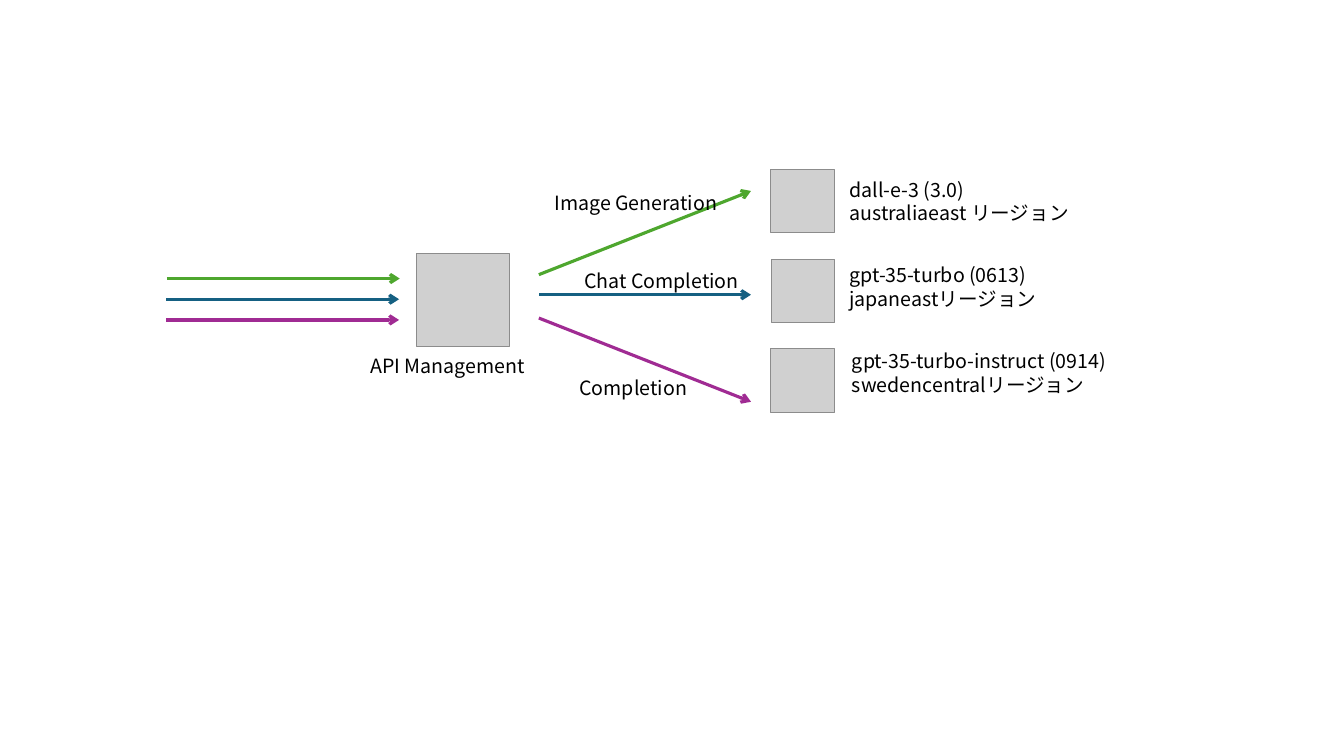
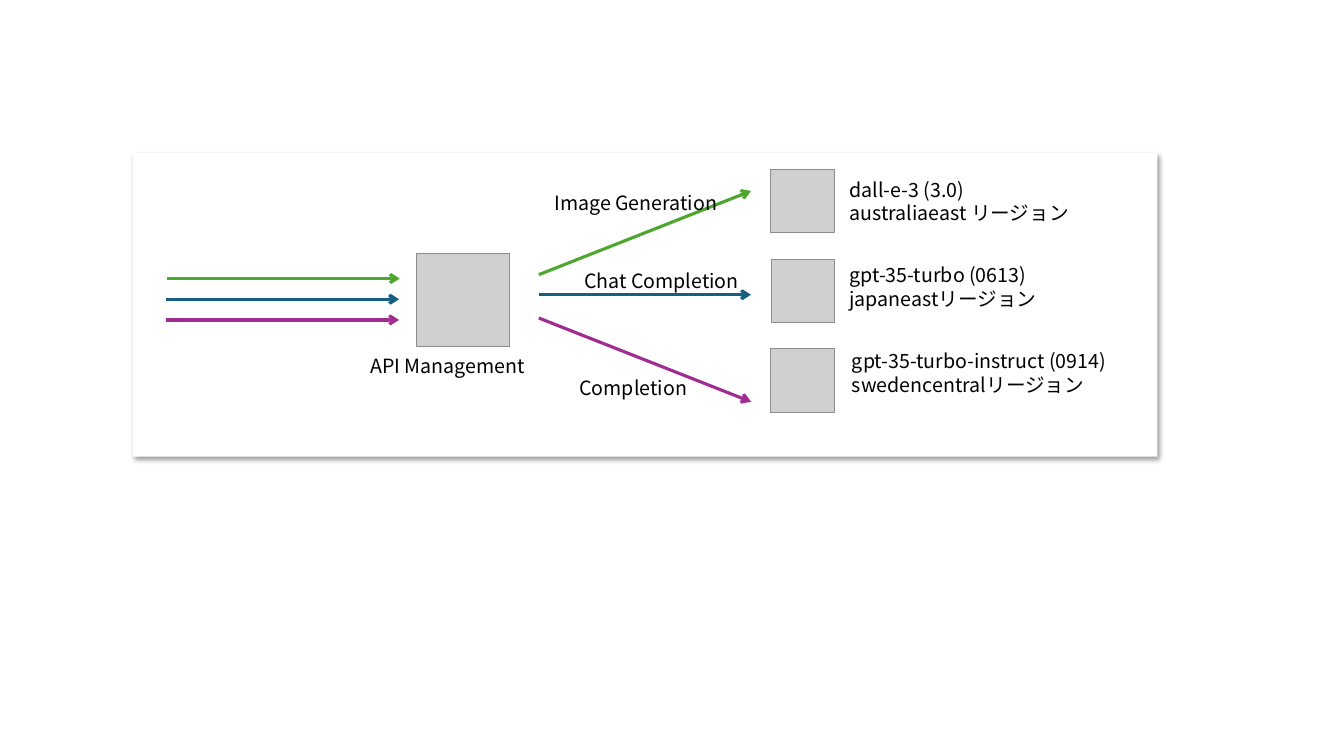
Before and after one commit to ayuina/ainaba-csa-blog, a slide deck: slide 2 of apim-aoai-pattern/images/figures.pptx. Drawn at 1344x756 pixels with LibreOffice and Linux fonts; fonts in the diff are those of the drawing; grey boxes stand for pictures. Boxes give left, top, right and bottom in pixels: in the first picture for what was removed or moved away, otherwise in the second. Text is boxed around its words. In the diff, an @@ line names an element or a change of style, - is before the commit and + after.

```diff
--- a/apim-aoai-pattern/images/figures.pptx
+++ b/apim-aoai-pattern/images/figures.pptx
@@ rectangle added at <box>132,153,1157,457</box>, fill #FFFFFF @@
```
Also in this commit, not shown: 1 slide added, 8 other files.
